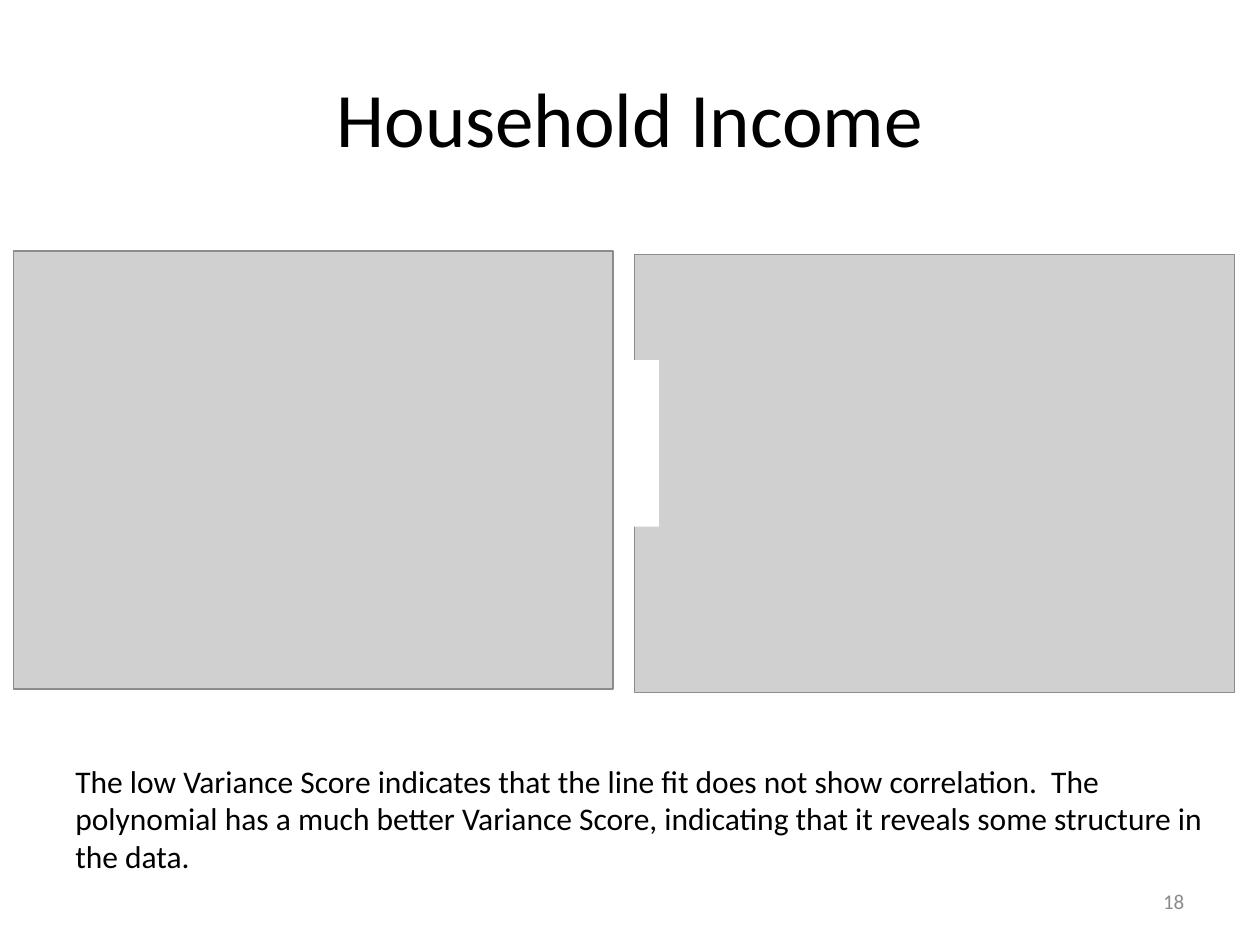
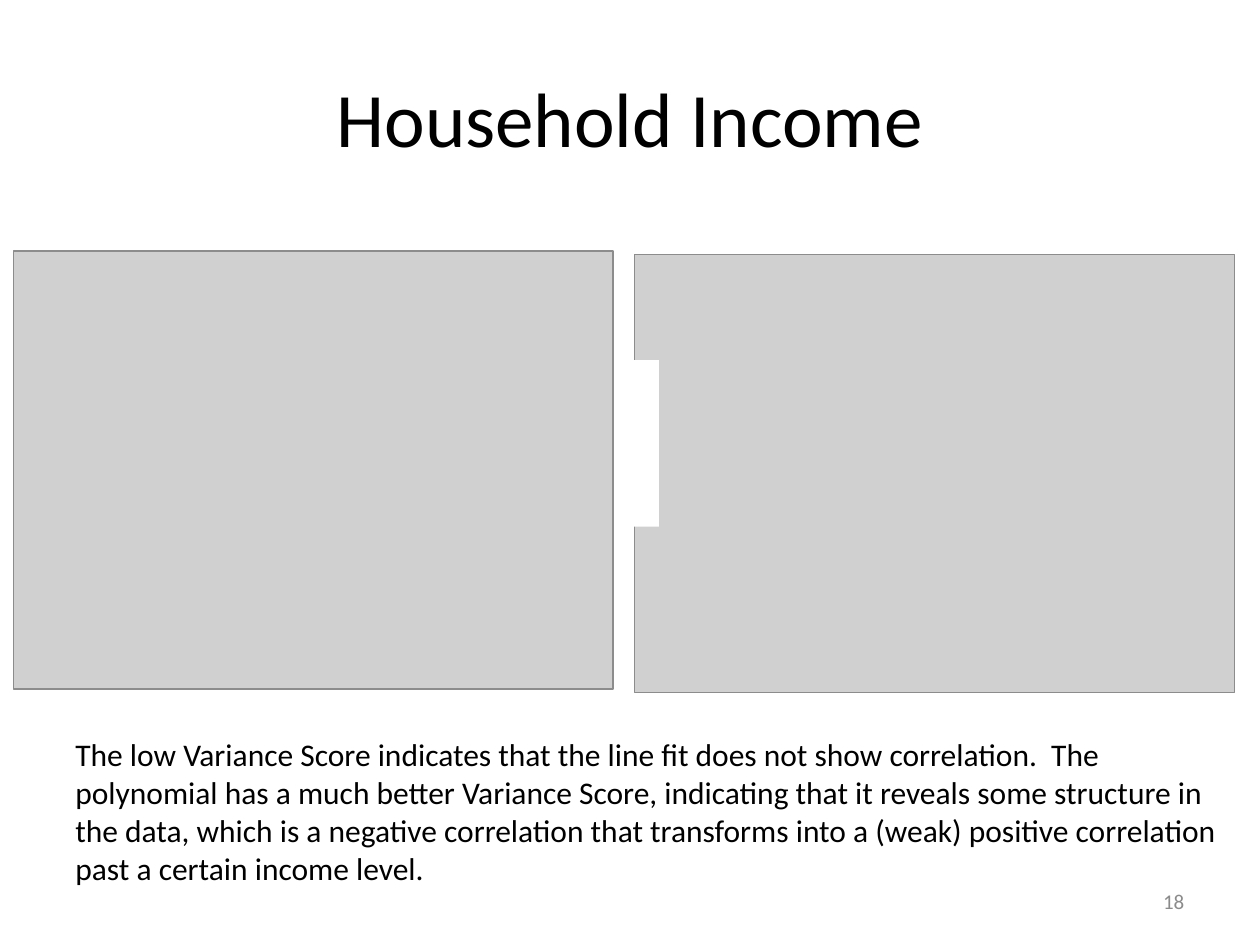
Before and after one commit to JeremyMcCormick/DAT_SF_14, a slide deck: slide 18 of myproject/Murder.pptx. Drawn at 1260x945 pixels with LibreOffice and Linux fonts; fonts in the diff are those of the drawing; grey boxes stand for pictures. Boxes give left, top, right and bottom in pixels: in the first picture for what was removed or moved away, otherwise in the second. Text is boxed around its words. In the diff, an @@ line names an element or a change of style, - is before the commit and + after.

```diff
--- a/myproject/Murder.pptx
+++ b/myproject/Murder.pptx
@@ text at (75, 744, 1216, 885): text changed @@
-The low Variance Score indicates that the line fit does not show correlation. The polynomial has a much better Variance Score, indicating that it reveals some structure in the data.
+The low Variance Score indicates that the line fit does not show correlation. The polynomial has a much better Variance Score, indicating that it reveals some structure in the data, which is a negative correlation that transforms into a (weak) positive correlation past a certain income level.
```
Also in this commit, not shown: 15 other slides changed, 1 other file.
